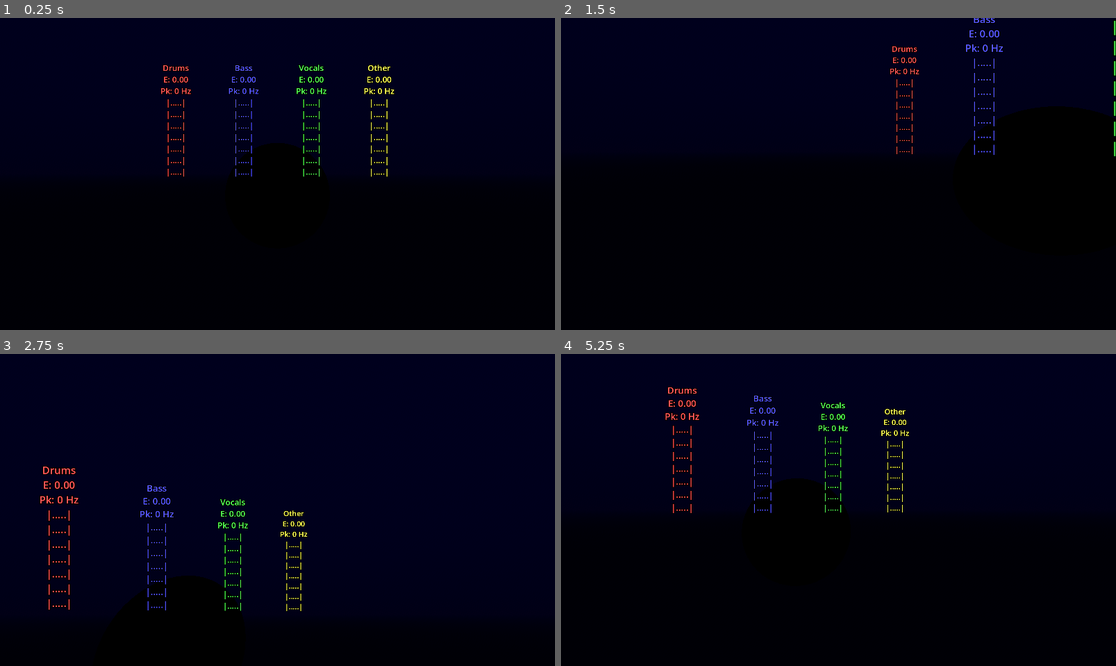
Above: before the commit, frames 1-4 (two rows, left to right).
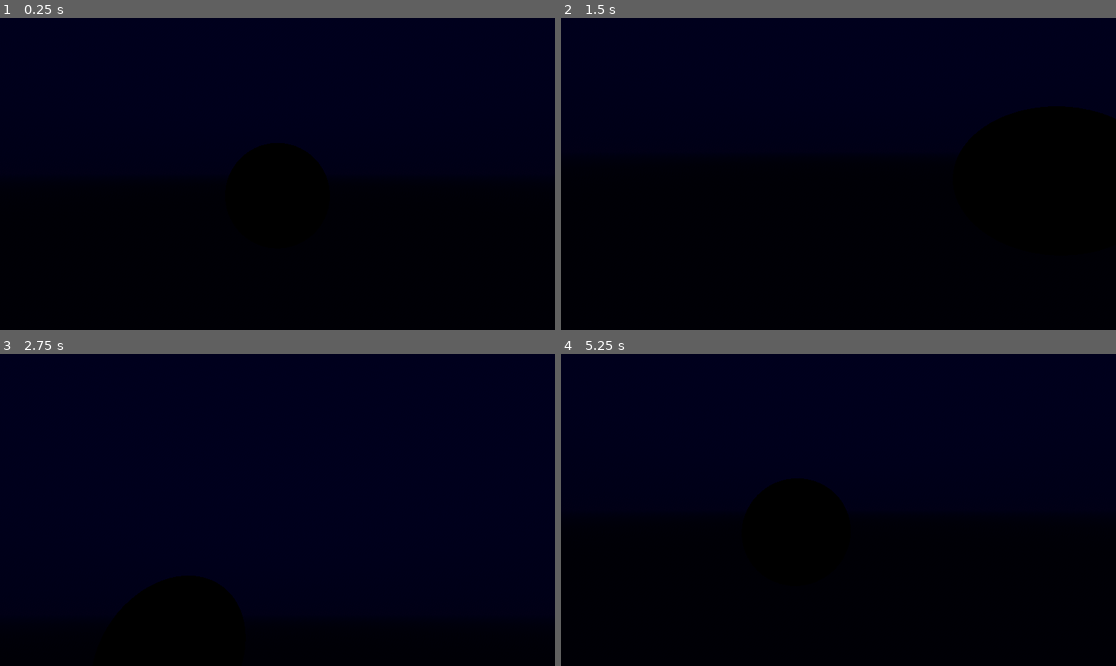
Above: after the commit, the same moments.

Repository: kquizz/vr-visualizer
Game: Godot game, scene res://scenes/main.tscn
Same seed, same stepped clock (60 frames per second), same inputs: the game is played once before the commit and once after it. Sound files missing from this copy of the repository are replaced by a short silence.
Inputs (mouse positions are in pixels of both pictures, inside the frame that each line leads up to):
- Up to frame 1 (0.25 s): no input
- Up to frame 2 (1.5 s): tap Enter at 0.5 s; move the mouse to (960, 158) at 0.52 s; tap Space at 1.25 s; move the mouse to (727, 189) at 1.27 s
- Up to frame 3 (2.75 s): tap Enter at 2 s; move the mouse to (333, 441) at 2.02 s
- Up to frame 4 (5.25 s): tap Space at 2.75, 4.25 s; move the mouse to (810, 572) at 2.77 s; tap Enter at 3.5 s; move the mouse to (1005, 556) at 3.52 s; move the mouse to (672, 463) at 4.27 s; move the mouse to (866, 510) at 5.02 s

The runs differ from the first frame. In frame 1, 1.6% of the frame differs, in the area x 28-72%, y 14-52%; in frame 2, 1.0%; in frame 3, 1.9%, in the area x 7-56%, y 35-83%; in frame 4, 1.7%.

Commit message:
feat(02-01): replace 4-stem bus layout with single BlackHole capture bus
- Replace Drums/Bass/Vocals/Other buses with single Capture bus at -80dB
- Add grouped visual channels (4 groups) and has_signal to AudioData
- Enable audio input in project.godot for microphone/BlackHole capture

Diff:
--- a/default_bus_layout.tres
+++ b/default_bus_layout.tres
@@ -1,51 +1,15 @@
-[gd_resource type="AudioBusLayout" format=3]
+[gd_resource type="AudioBusLayout" format=3 uid="uid://dcpyr4df28ec2"]
 
 [sub_resource type="AudioEffectSpectrumAnalyzer" id="1"]
+buffer_length = 0.1
 fft_size = 3
-buffer_length = 0.1
-
-[sub_resource type="AudioEffectSpectrumAnalyzer" id="2"]
-fft_size = 3
-buffer_length = 0.1
-
-[sub_resource type="AudioEffectSpectrumAnalyzer" id="3"]
-fft_size = 3
-buffer_length = 0.1
-
-[sub_resource type="AudioEffectSpectrumAnalyzer" id="4"]
-fft_size = 3
-buffer_length = 0.1
 
 [resource]
-bus/1/name = &"Drums"
+bus/1/name = &"Capture"
 bus/1/solo = false
 bus/1/mute = false
 bus/1/bypass_fx = false
-bus/1/volume_db = 0.0
+bus/1/volume_db = -80.0
 bus/1/send = &"Master"
 bus/1/effect/0/effect = SubResource("1")
 bus/1/effect/0/enabled = true
-bus/2/name = &"Bass"
-bus/2/solo = false
-bus/2/mute = false
-bus/2/bypass_fx = false
-bus/2/volume_db = 0.0
-bus/2/send = &"Master"
-bus/2/effect/0/effect = SubResource("2")
-bus/2/effect/0/enabled = true
-bus/3/name = &"Vocals"
-bus/3/solo = false
-bus/3/mute = false
-bus/3/bypass_fx = false
-bus/3/volume_db = 0.0
-bus/3/send = &"Master"
-bus/3/effect/0/effect = SubResource("3")
-bus/3/effect/0/enabled = true
-bus/4/name = &"Other"
-bus/4/solo = false
-bus/4/mute = false
-bus/4/bypass_fx = false
-bus/4/volume_db = 0.0
-bus/4/send = &"Master"
-bus/4/effect/0/effect = SubResource("4")
-bus/4/effect/0/enabled = true
--- a/project.godot
+++ b/project.godot
@@ -1,6 +1,10 @@
 ; Engine configuration file.
 ; It's best edited using the editor UI and not directly,
-; but it can also be manually edited if needed.
+; since the parameters that go here are not all obvious.
+;
+; Format:
+;   [section] ; section goes between []
+;   param=value ; assign values to parameters
 
 config_version=5
 
@@ -21,6 +25,10 @@
 window/size/viewport_height=1080
 window/vsync/vsync_mode=0
 
+[audio]
+
+driver/enable_input=true
+
 [rendering]
 
 renderer/rendering_method="mobile"
@@ -28,22 +36,70 @@
 
 [shader_globals]
 
-drums_energy={"type": "float", "value": 0.0}
-drums_peak_freq={"type": "float", "value": 0.0}
-drums_bands_low={"type": "vec4", "value": Vector4(0, 0, 0, 0)}
-drums_bands_high={"type": "vec4", "value": Vector4(0, 0, 0, 0)}
-bass_energy={"type": "float", "value": 0.0}
-bass_peak_freq={"type": "float", "value": 0.0}
-bass_bands_low={"type": "vec4", "value": Vector4(0, 0, 0, 0)}
-bass_bands_high={"type": "vec4", "value": Vector4(0, 0, 0, 0)}
-vocals_energy={"type": "float", "value": 0.0}
-vocals_peak_freq={"type": "float", "value": 0.0}
-vocals_bands_low={"type": "vec4", "value": Vector4(0, 0, 0, 0)}
-vocals_bands_high={"type": "vec4", "value": Vector4(0, 0, 0, 0)}
-other_energy={"type": "float", "value": 0.0}
-other_peak_freq={"type": "float", "value": 0.0}
-other_bands_low={"type": "vec4", "value": Vector4(0, 0, 0, 0)}
-other_bands_high={"type": "vec4", "value": Vector4(0, 0, 0, 0)}
+drums_energy={
+"type": "float",
+"value": 0.0
+}
+drums_peak_freq={
+"type": "float",
+"value": 0.0
+}
+drums_bands_low={
+"type": "vec4",
+"value": Vector4(0, 0, 0, 0)
+}
+drums_bands_high={
+"type": "vec4",
+"value": Vector4(0, 0, 0, 0)
+}
+bass_energy={
+"type": "float",
+"value": 0.0
+}
+bass_peak_freq={
+"type": "float",
+"value": 0.0
+}
+bass_bands_low={
+"type": "vec4",
+"value": Vector4(0, 0, 0, 0)
+}
+bass_bands_high={
+"type": "vec4",
+"value": Vector4(0, 0, 0, 0)
+}
+vocals_energy={
+"type": "float",
+"value": 0.0
+}
+vocals_peak_freq={
+"type": "float",
+"value": 0.0
+}
+vocals_bands_low={
+"type": "vec4",
+"value": Vector4(0, 0, 0, 0)
+}
+vocals_bands_high={
+"type": "vec4",
+"value": Vector4(0, 0, 0, 0)
+}
+other_energy={
+"type": "float",
+"value": 0.0
+}
+other_peak_freq={
+"type": "float",
+"value": 0.0
+}
+other_bands_low={
+"type": "vec4",
+"value": Vector4(0, 0, 0, 0)
+}
+other_bands_high={
+"type": "vec4",
+"value": Vector4(0, 0, 0, 0)
+}
 
 [xr]
 
--- a/scripts/audio_data.gd
+++ b/scripts/audio_data.gd
@@ -9,3 +9,8 @@
 ## [sub-bass 20-60Hz, bass 60-250Hz, low-mid 250-500Hz, mid 500-2000Hz,
 ##  upper-mid 2000-4000Hz, presence 4000-6000Hz, brilliance 6000-11050Hz]
 var bands: Array[float] = [0.0, 0.0, 0.0, 0.0, 0.0, 0.0, 0.0]
+## Grouped visual channels (0.0 - 1.0), 4 groups:
+## [LOW (sub-bass+bass), MID_LOW (low-mid+mid), MID_HIGH (upper-mid+presence), HIGH (brilliance)]
+var grouped: Array[float] = [0.0, 0.0, 0.0, 0.0]
+## Whether non-zero audio signal is being received
+var has_signal: bool = false
